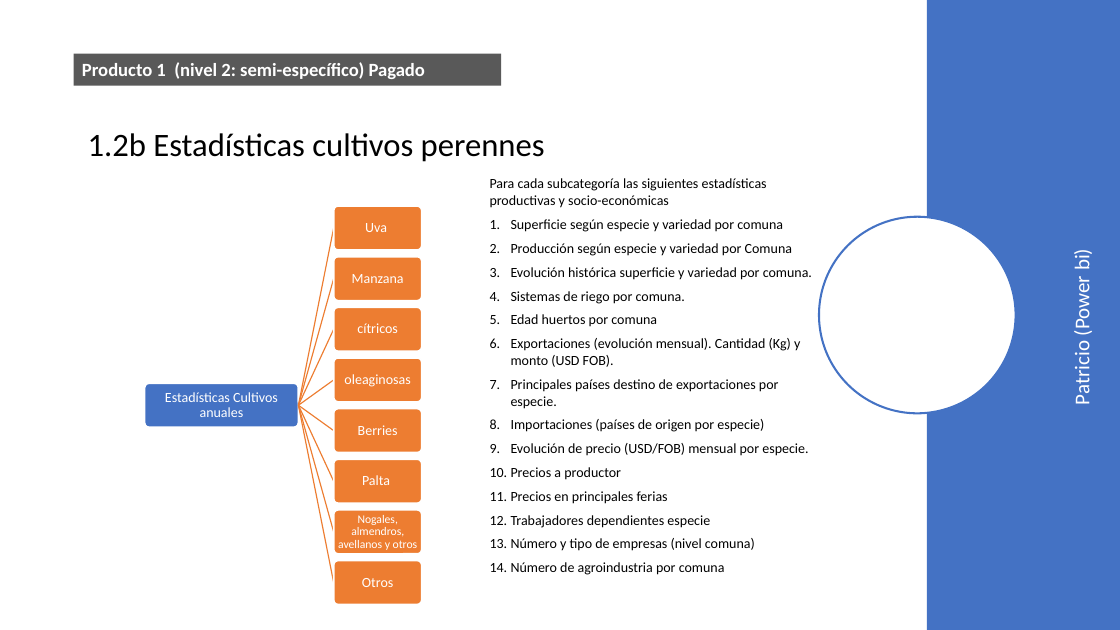
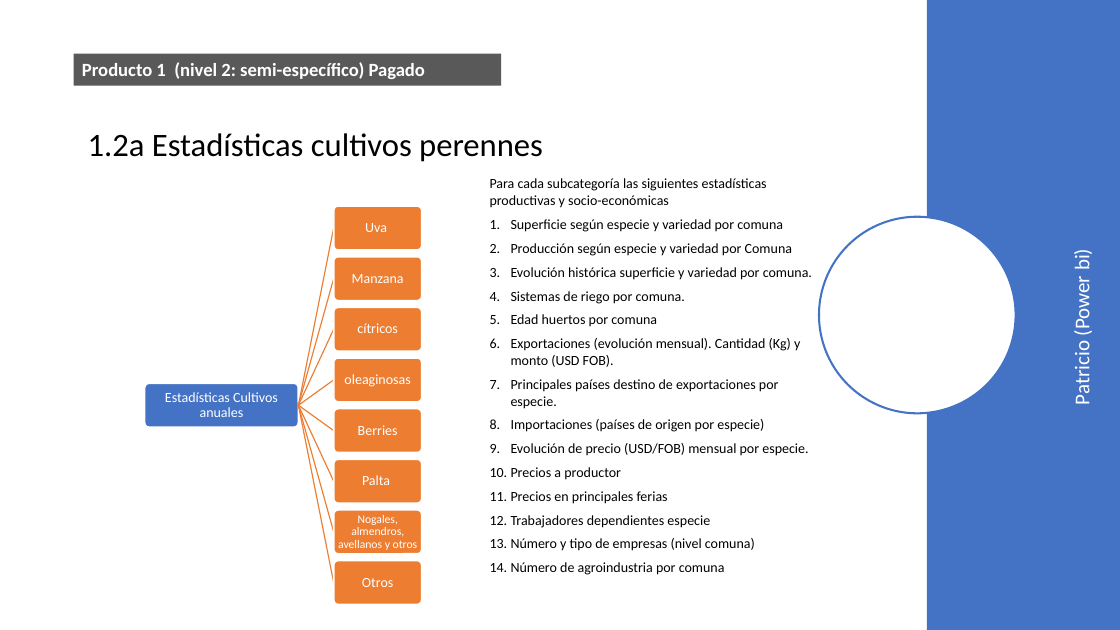
Before and after one commit to Sud-Austral/DATA-AGRO, a slide deck: slide 7 of Repositorio Agricultura/Para power bi/Chile/Agricola/Power Bi (variables a mostrar).pptx. Drawn at 1120x630 pixels with LibreOffice and Linux fonts; fonts in the diff are those of the drawing. Boxes give left, top, right and bottom in pixels: in the first picture for what was removed or moved away, otherwise in the second. Text is boxed around its words. In the diff, an @@ line names an element or a change of style, - is before the commit and + after.

```diff
--- a/Repositorio Agricultura/Para power bi/Chile/Agricola/Power Bi (variables a mostrar).pptx
+++ b/Repositorio Agricultura/Para power bi/Chile/Agricola/Power Bi (variables a mostrar).pptx
@@ title at (x1=88, y1=133, x2=543, y2=162): text changed @@
-1.2b Estadísticas cultivos perennes
+1.2a Estadísticas cultivos perennes
```
Also in this commit, not shown: 8 other slides changed, 10 slides added, 2 slides removed, 18 other files.
